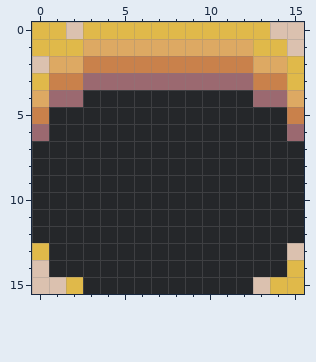
File history of a pixel-art sprite, assets/hole.png. This is how it looked before the edit.
The file is 16x16 pixels.
The result:
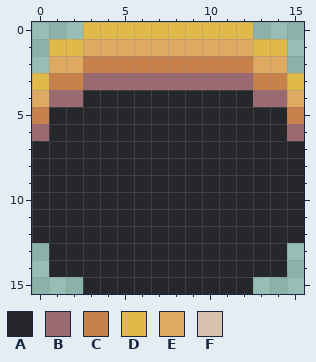
Palette (. is transparent): A #25272a  B #9b6970  C #c9814b  D #e0b94a  E #dda963  F #dbc1af
The exact change:
@@ x 0..15 @@
- 0 DDFDDDDDDDDDDDFF
- 1 DDDEEEEEEEEEEDDF
- 2 FEECCCCCCCCCCEED
+ 0 ...DDDDDDDDDD...
+ 1 .DDEEEEEEEEEEDD.
+ 2 .EECCCCCCCCCCEE.
  3 DCCBBBBBBBBBBCCD
@@ x 0..15 @@
 12 AAAAAAAAAAAAAAAA
-13 DAAAAAAAAAAAAAAF
-14 FAAAAAAAAAAAAAAD
-15 FFDAAAAAAAAAAFDD
+13 .AAAAAAAAAAAAAA.
+14 .AAAAAAAAAAAAAA.
+15 ...AAAAAAAAAA...
